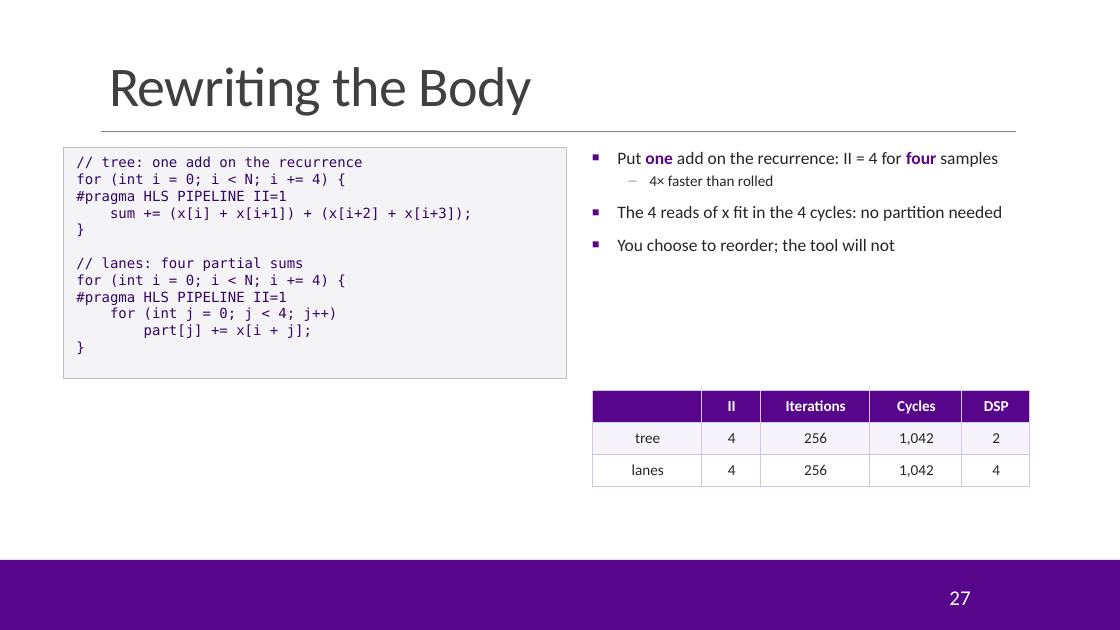
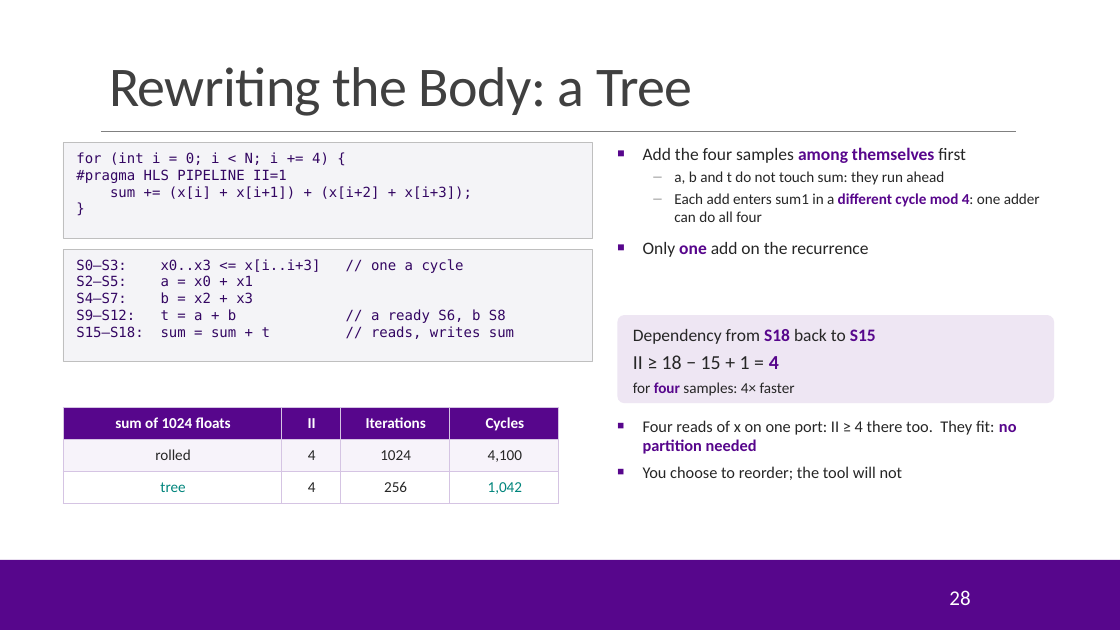
Before and after one commit to sdrangan/hwdesign, a slide deck: slide 28 of units/unit08_unroll/unroll.pptx (slide 27 before the commit). Drawn at 1120x630 pixels with LibreOffice and Linux fonts; fonts in the diff are those of the drawing; background and template pictures are left out. Boxes give left, top, right and bottom in pixels: in the first picture for what was removed or moved away, otherwise in the second. Text is boxed around its words. In the diff, an @@ line names an element or a change of style, - is before the commit and + after.

```diff
--- a/units/unit08_unroll/unroll.pptx
+++ b/units/unit08_unroll/unroll.pptx
@@ title at box(109, 67, 693, 116): text changed @@
-Rewriting the Body
+Rewriting the Body: a Tree
@@ rectangle "for (int i = 0; ...": place and size @@
-rectangle "for (int i = 0; ..." at box(63, 147, 567, 379)
+rectangle "for (int i = 0; ..." at box(63, 143, 592, 238)
@@ text in rectangle at box(102, 156, 362, 168): paragraph removed @@
-// tree: one add on the recurrence
@@ text removed at box(617, 152, 1003, 253) @@
-■ Put one add on the recurrence: II = 4 for four samples
-– 4× faster than rolled
-■ The 4 reads of x fit in the 4 cycles: no partition needed
-■ You choose to reorder; the tool will not
@@ text added at box(643, 171, 1040, 257), 13 pt, text #262626 @@
+■ Add the four samples among themselves first
+– a, b and t do not touch sum: they run ahead
+– Each add enters sum1 in a different cycle mod 4: one adder can do all four
+■ Only one add on the recurrence
@@ rectangle added at box(63, 250, 592, 362), fill #F4F4F7, outline #BFBFBF 0.75 pt, 12 pt, text #330662 @@
+S0–S3: x0..x3 <= x[i..i+3] // one a cycle
+S2–S5: a = x0 + x1
+S4–S7: b = x2 + x3
+S9–S12: t = a + b // a ready S6, b S8
+S15–S18: sum = sum + t // reads, writes sum
@@ text in rectangle at box(76, 257, 338, 338): paragraphs removed @@
-// lanes: four partial sums
-for (int i = 0; i < N; i += 4) {
-#pragma HLS PIPELINE II=1
-for (int j = 0; j < 4; j++)
-part[j] += x[i + j];
-}
@@ rounded rectangle added at box(618, 315, 1054, 403), fill #EEE6F3, 15 pt, text #262626 @@
+Dependency from S18 back to S15
+II ≥ 18 − 15 + 1 = 4
+for four samples: 4× faster
@@ table at box(63, 408, 559, 503) @@
-column 1:  | tree | lanes
+column 1: sum of 1024 floats | rolled | tree
-column 3: Iterations | 256 | 256
-column 4: Cycles | 1,042 | 1,042
-column 5: DSP | 2 | 4
+column 3: Iterations | 1024 | 256
+column 4: Cycles | 4,100 | 1,042
@@ table: place and size @@
-table at box(592, 391, 1029, 486)
+table at box(63, 408, 559, 503)
@@ text added at box(643, 420, 1017, 480), 14 pt, text #262626 @@
+■ Four reads of x on one port: II ≥ 4 there too. They fit: no partition needed
+■ You choose to reorder; the tool will not
@@ page number at box(949, 590, 970, 605): text changed @@
-27
+28
```
Also in this commit, not shown: 4 other slides changed, 3 slides added, 11 other files.
